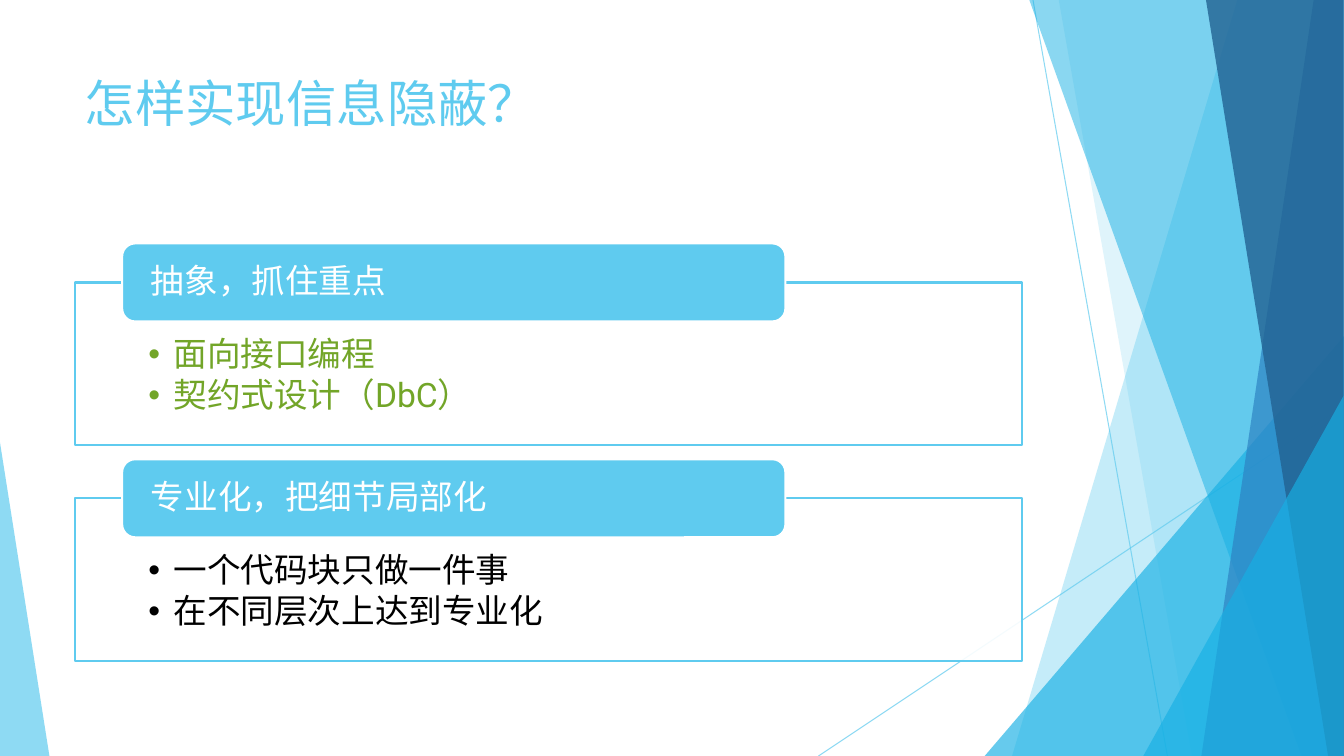
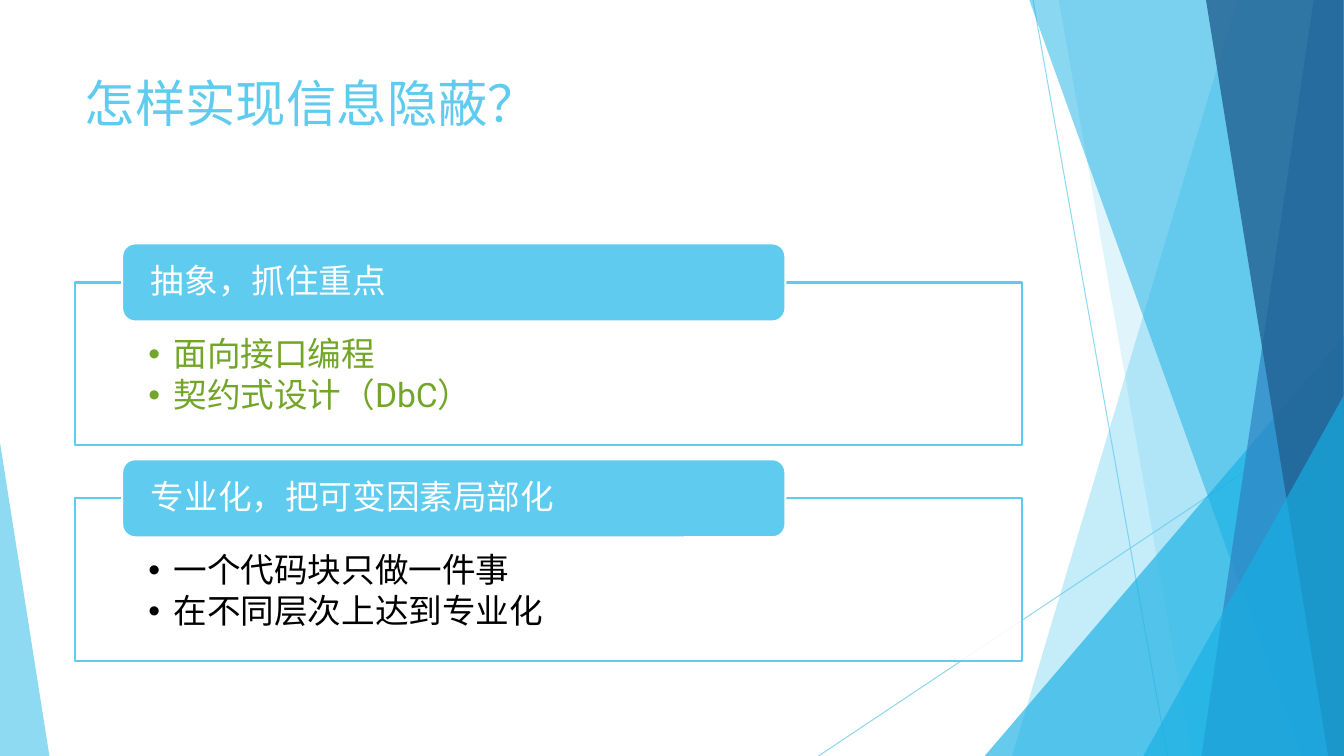
Before and after one commit to jingyanjiaoliu/others, a slide deck: slide 4 of Angular系列讲座 - 软件设计的原则串讲.pptx. Drawn at 1344x756 pixels with LibreOffice and Linux fonts; fonts in the diff are those of the drawing. Boxes give left, top, right and bottom in pixels: in the first picture for what was removed or moved away, otherwise in the second. Text is boxed around its words. In the diff, an @@ line names an element or a change of style, - is before the commit and + after.

```diff
--- a/Angular系列讲座 - 软件设计的原则串讲.pptx
+++ b/Angular系列讲座 - 软件设计的原则串讲.pptx
@@ text at [151,480,554,513]: text changed @@
-专业化，把细节局部化
+专业化，把可变因素局部化
```
Also in this commit, not shown: 3 other slides changed, 2 slides added, 11 other files.
